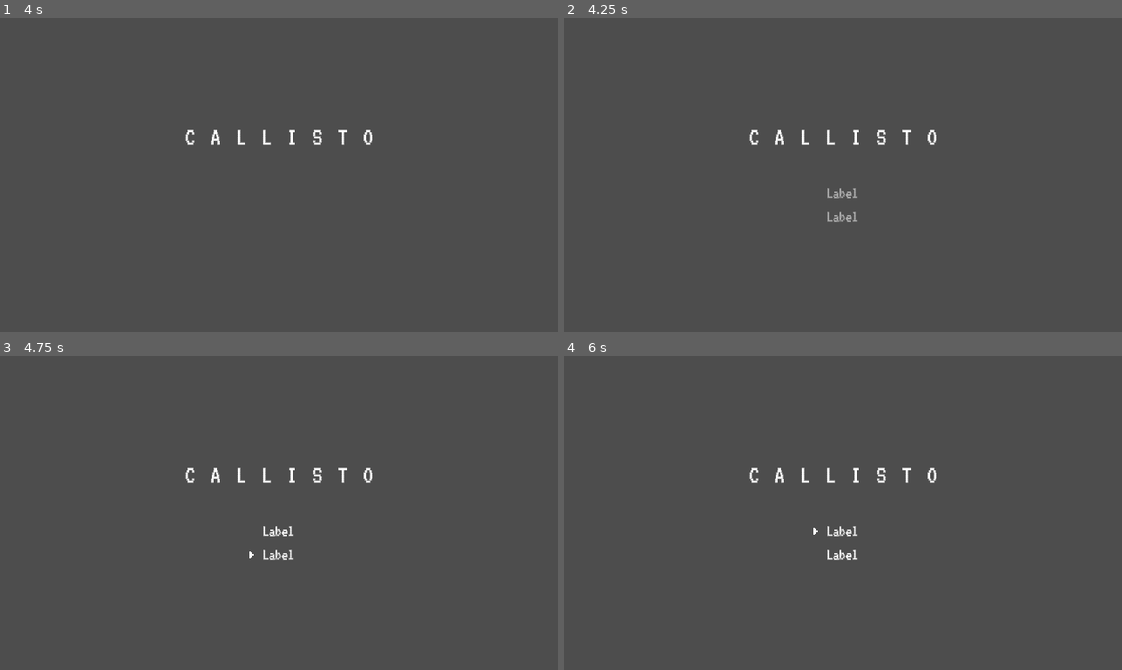
Above: before the commit, frames 1-4 (two rows, left to right).
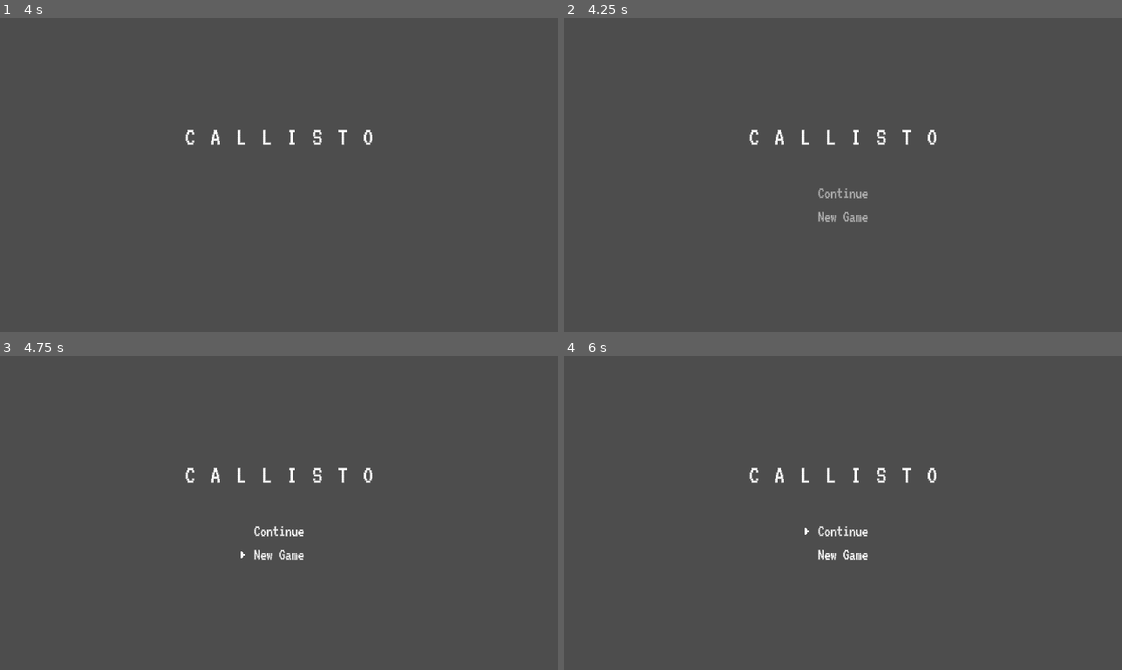
Above: after the commit, the same moments.

Repository: Absolute-Cinema-GameDev/callisto-game
Game: Godot game, scene res://scenes/ui/title_screen/title_screen.tscn
The game is run twice, just before and just after one commit, with the same random seed, the same clock (stepped at 60 frames per second) and the same inputs. This scene is started directly instead of the project's main scene.
Inputs (mouse positions are in pixels of both pictures, inside the frame that each line leads up to):
- Up to frame 1 (4 s): tap Enter at 0.5, 2 s; hold D (move_right) 0.53-1.28 s; hold Space (interact) 0.53-1.28 s; hold S (move_down) 1.28-2.03 s; tap Space (interact) at 1.35, 2.85 s; hold D (move_right) 2.03-2.78 s; hold Space (interact) 2.03-2.78 s; hold W (move_up) 2.78-3.53 s; hold A (move_left) from 3.53 s (still down); hold Space (interact) from 3.53 s (still down)
- Up to frame 2 (4.25 s): keep holding A (move_left); keep holding Space (interact)
- Up to frame 3 (4.75 s): release A (move_left) at 4.25 s; release Space (interact) at 4.25 s; click (279, 553) at 4.25 s, where only the run after the commit has a clickable "New Game"
- Up to frame 4 (6 s): click (843, 553) at 5 s, where only the run after the commit has a clickable "New Game"; click (843, 531) at 5.75 s, where only the run after the commit has a clickable "Continue"

Frame 1 is identical in both runs. In frame 2, 0.3% of the frame differs, in the area x 45-55%, y 54-65%; in frame 3, 0.4%; in frame 4, 0.4%, in the area x 43-55%, y 54-65%.

Commit message:
chore: fix menu item instance in title screen

Diff:
--- a/scenes/ui/title_screen/title_screen.tscn
+++ b/scenes/ui/title_screen/title_screen.tscn
@@ -2,7 +2,7 @@
 
 [ext_resource type="Script" path="res://scenes/ui/title_screen/title_screen.gd" id="1_7wfvn"]
 [ext_resource type="Texture2D" uid="uid://bm0f5x5ldospc" path="res://assets/ui/callisto_logo_1x.png" id="1_vpujr"]
-[ext_resource type="PackedScene" uid="uid://dxwh83cimm7om" path="res://assets/ui/menu/menu_item.tscn" id="3_nb7di"]
+[ext_resource type="PackedScene" uid="uid://dxwh83cimm7om" path="res://scenes/ui/menu/menu_item.tscn" id="3_nb7di"]
 
 [sub_resource type="FontVariation" id="FontVariation_cqrui"]
 spacing_glyph = 18
@@ -64,12 +64,15 @@
 
 [node name="Button" parent="Base/Items/Entry01/Layout" index="1"]
 focus_neighbor_bottom = NodePath("../../../Entry02/Layout/Button")
+text = "Continue"
 
 [node name="Entry02" parent="Base/Items" instance=ExtResource("3_nb7di")]
 layout_mode = 2
+action = 1
 
 [node name="Button" parent="Base/Items/Entry02/Layout" index="1"]
 focus_neighbor_top = NodePath("../../../Entry01/Layout/Button")
+text = "New Game"
 
 [editable path="Base/Items/Entry01"]
 [editable path="Base/Items/Entry02"]
